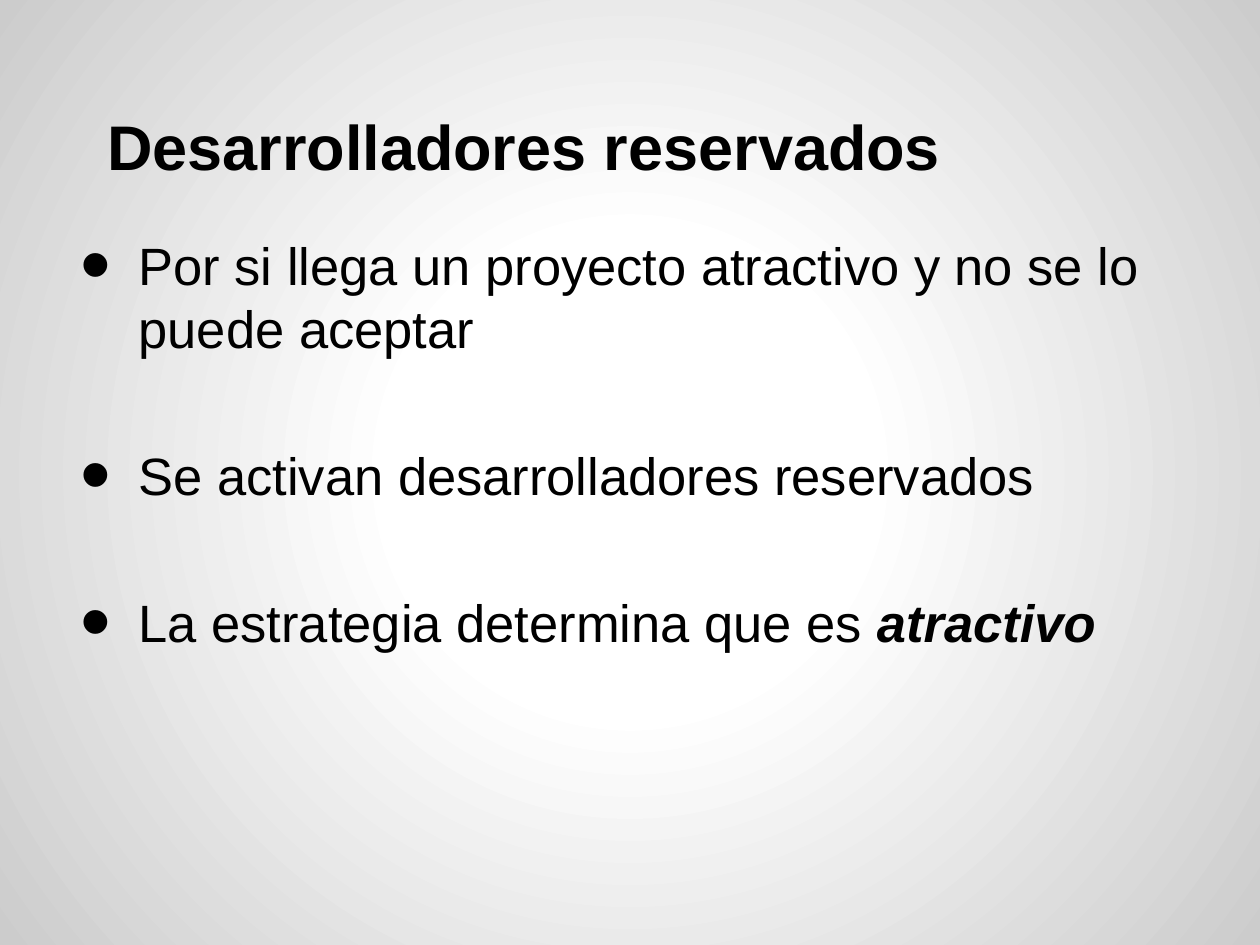
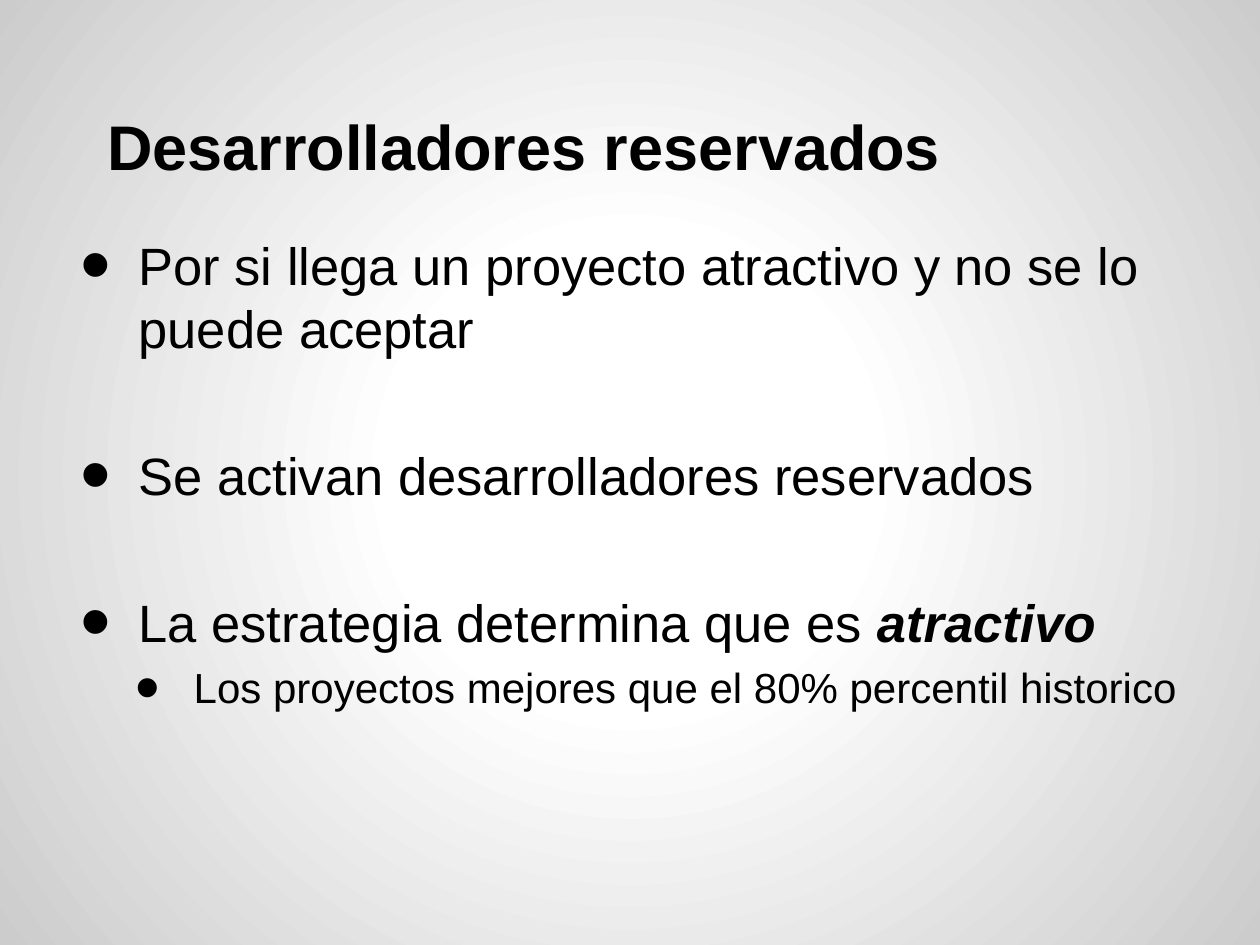
Before and after one commit to acrespo/Simulaciones, a slide deck: slide 11 of presentacion.pptx. Drawn at 1260x945 pixels with LibreOffice and Linux fonts; fonts in the diff are those of the drawing. Boxes give left, top, right and bottom in pixels: in the first picture for what was removed or moved away, otherwise in the second. Text is boxed around its words. In the diff, an @@ line names an element or a change of style, - is before the commit and + after.

```diff
--- a/presentacion.pptx
+++ b/presentacion.pptx
@@ text at [194, 672, 1176, 712]: paragraph added @@
+  • Los proyectos mejores que el 80% percentil historico
```
Also in this commit, not shown: 4 other slides changed.
